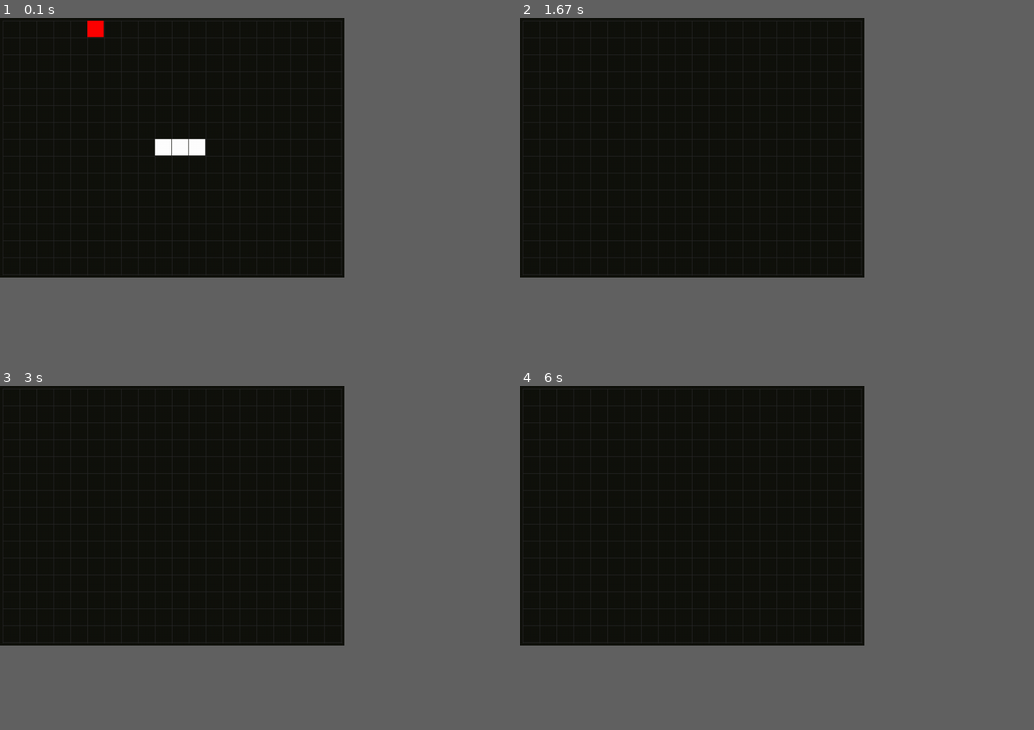
Above: before the commit, frames 1-4 (two rows, left to right).
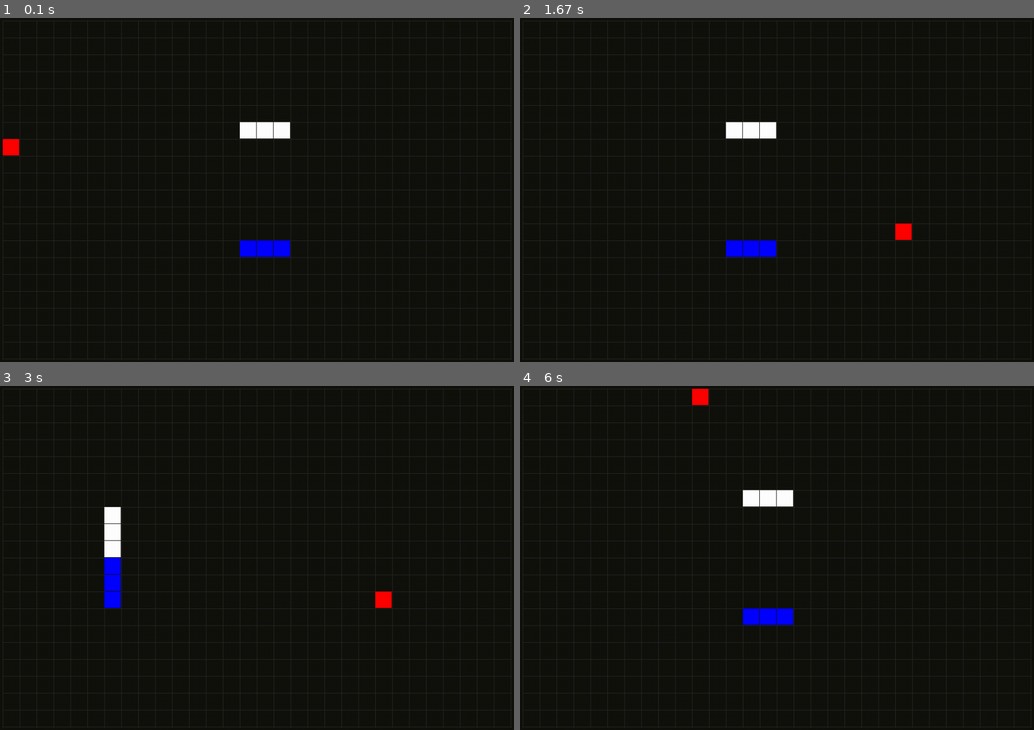
Above: after the commit, the same moments.

Repository: wsh32/AISnake
Game: pygame game, started from src/main.py
Two runs of this game, one before a commit and one after it. Both use one fixed random seed, a clock stepped at 60 frames per second and the inputs below.
Inputs:
- Up to frame 1 (0.1 s): no input
- Up to frame 2 (1.67 s): hold Up 0.33-0.8 s; hold D 0.33-0.8 s; hold R 0.83-1.3 s; hold D 0.83-1.3 s; tap R at 1.33 s
- Up to frame 3 (3 s): hold Down 2.23-2.7 s; hold W 2.23-2.7 s; hold W from 2.73 s (still down); hold Up from 2.73 s (still down)
- Up to frame 4 (6 s): release W at 3.2 s; release Up at 3.2 s; hold D 3.23-3.7 s; hold Right 3.23-3.7 s; hold A 3.73-4.27 s; hold Left 3.73-4.27 s; hold S 4.3-4.77 s; hold Down 4.3-4.77 s; hold R from 5.8 s (still down); hold D from 5.8 s (still down); hold Right from 5.8 s (still down)
The window is 603x455 before the commit and 900x603 after it. Grey fills any space a smaller window leaves; there, only what the larger window draws over its background counts as a difference.

The runs differ from the first frame. In frame 1, 2.5% of the frame differs, in the area x 0-100%, y 0-100%; in frame 2, 1.8%; in frame 3, 1.8%; in frame 4, 1.8%.

Commit message:
3.2.2017 screenshot

Diff:
--- a/src/main.py
+++ b/src/main.py
@@ -8,7 +8,17 @@
 __license__ = "MIT"
 
 
-if __name__ == '__main__':
+def single():
     spui = ui.SinglePlayerUI(20, 15, 30, 1, 5, 10)
     while True:
         spui.update()
+
+
+def double():
+    tpui = ui.TwoPlayerUI(30, 20, 30, 1, 5, 10)
+    while True:
+        tpui.update()
+
+
+if __name__ == '__main__':
+    double()
--- a/src/snake.py
+++ b/src/snake.py
@@ -76,6 +76,105 @@
         self.width = width
         self.height = height
 
+        self.last_direction_1 = Direction.LEFT
+        self.last_direction_2 = Direction.LEFT
+
+        self.snake_1 = Snake(int(width/2), int(height/3))
+        self.snake_2 = Snake(int(width/2), int(height/3 * 2))
+        apple_coords = self.generate_apple_coords()
+        self.apple = Segment(apple_coords[0], apple_coords[1])
+        self.apple_triggered_s1 = False
+        self.apple_triggered_s2 = False
+        self.alive_s1 = True
+        self.alive_s2 = True
+
+    def generate_apple_coords(self):
+        while True:
+            x = random.randint(0, self.width - 1)
+            y = random.randint(0, self.height - 1)
+            if not (self.snake_1.collided((x, y)) or self.snake_2.collided((x, y))):
+                print("Generating new apple", x, y)
+                return x, y
+        return False
+
+    def get_apple(self):
+        return self.apple
+
+    def get_snake_1(self):
+        return self.snake_1
+
+    def get_snake_2(self):
+        return self.snake_2
+
+    def snake_1_alive(self):
+        return self.alive_s1
+
+    def snake_2_alive(self):
+        return self.alive_s2
+
+    def update(self, direction1, direction2):
+
+        if not direction1:
+            current_direction_1 = self.last_direction_1
+        elif (self.last_direction_1 == Direction.UP and direction1 == Direction.DOWN) or \
+            (self.last_direction_1 == Direction.DOWN and direction1 == Direction.UP) or \
+            (self.last_direction_1 == Direction.LEFT and direction1 == Direction.RIGHT) or \
+            (self.last_direction_1 == Direction.RIGHT and direction1 == Direction.LEFT):
+            current_direction_1 = self.last_direction_1
+        else:
+            current_direction_1 = direction1
+
+        if not direction2:
+            current_direction_2 = self.last_direction_2
+        elif (self.last_direction_2 == Direction.UP and direction2 == Direction.DOWN) or \
+            (self.last_direction_2 == Direction.DOWN and direction2 == Direction.UP) or \
+            (self.last_direction_2 == Direction.LEFT and direction2 == Direction.RIGHT) or \
+            (self.last_direction_2 == Direction.RIGHT and direction2 == Direction.LEFT):
+            current_direction_2 = self.last_direction_2
+        else:
+            current_direction_2 = direction2
+
+        self.last_direction_1 = current_direction_1
+        self.last_direction_2 = current_direction_2
+
+        self.snake_1.update(current_direction_1, self.apple_triggered_s1)
+        self.snake_2.update(current_direction_2, self.apple_triggered_s2)
+
+        self.apple_triggered_s1 = self.apple.collided(self.snake_1.get_head().get_position())
+        self.apple_triggered_s2 = self.apple.collided(self.snake_2.get_head().get_position())
+
+        if self.apple_triggered_s1 or self.apple_triggered_s2:
+            apple_coords = self.generate_apple_coords()
+            self.apple.set_position(apple_coords[0], apple_coords[1])
+
+        if self.snake_1.suicide():
+            self.alive_s1 = False
+        elif self.snake_1.get_head().get_x() < 0:
+            self.alive_s1 = False
+        elif self.snake_1.get_head().get_x() >= self.width:
+            self.alive_s1 = False
+        elif self.snake_1.get_head().get_y() < 0:
+            self.alive_s1 = False
+        elif self.snake_1.get_head().get_y() >= self.height:
+            self.alive_s1 = False
+        elif self.snake_2.collided(self.snake_1.get_head().get_position()):
+            self.alive_s1 = False
+
+        if self.snake_2.suicide():
+            self.alive_s2 = False
+        elif self.snake_2.get_head().get_x() < 0:
+            self.alive_s2 = False
+        elif self.snake_2.get_head().get_x() >= self.width:
+            self.alive_s2 = False
+        elif self.snake_2.get_head().get_y() < 0:
+            self.alive_s2 = False
+        elif self.snake_2.get_head().get_y() >= self.height:
+            self.alive_s2 = False
+        elif self.snake_1.collided(self.snake_2.get_head().get_position()):
+            self.alive_s2 = False
+
+        return self.alive_s1 and self.alive_s2
+
 
 class Direction(Enum):
     UP = 0
--- a/src/ui.py
+++ b/src/ui.py
@@ -2,7 +2,7 @@
 
 """ui.py: User Interface for the snake"""
 
-import pygame, sys
+import pygame, sys, time
 from snake import *
 
 __author__ = "Wesley Soo-Hoo"
@@ -25,14 +25,23 @@
 SNAKE_COLOR = WHITE
 APPLE_COLOR = RED
 
+SNAKE2_COLOR = BLUE
+
 UP = pygame.K_UP
 DOWN = pygame.K_DOWN
 LEFT = pygame.K_LEFT
 RIGHT = pygame.K_RIGHT
 QUIT = pygame.K_q
 
+UP2 = pygame.K_w
+DOWN2 = pygame.K_s
+LEFT2 = pygame.K_a
+RIGHT2 = pygame.K_d
 
-class SinglePlayerUI:
+RESET = pygame.K_r
+
+
+class GridUI:
     def __init__(self, cells_width, cells_height, segment_size, segment_margin, outside_margin, fps):
         self.segment_size = segment_size
         self.segment_margin = segment_margin
@@ -53,7 +62,34 @@
         self.fps = fps
         self.fps_clock = pygame.time.Clock()
 
-        self.screen = pygame.display.set_mode((self.window_width, self.window_height))
+        self.screen = pygame.display.set_mode((self.window_width, self.window_height), pygame.FULLSCREEN)
+
+    def draw_grid(self):
+        for x in range(self.outside_margin, self.window_width, self.segment_size+self.segment_margin):
+            pygame.draw.line(self.screen, GRID_COLOR, (x, self.outside_margin),
+                             (x, self.window_height - self.outside_margin), self.segment_margin)
+        for y in range(self.outside_margin, self.window_height+self.outside_margin, self.segment_size+self.segment_margin):
+            pygame.draw.line(self.screen, GRID_COLOR, (self.outside_margin, y),
+                             (self.window_width - self.outside_margin, y), self.segment_margin)
+
+    def fill_cell(self, x, y, color):
+        if 0 <= x < self.cells_width and 0 <= y < self.cells_height:
+            rect_x = x * self.total_segment + self.outside_margin + self.segment_margin - 1
+            rect_y = y * self.total_segment + self.outside_margin + self.segment_margin - 1
+            rectangle = pygame.Rect(rect_x, rect_y, self.segment_size, self.segment_size)
+            pygame.draw.rect(self.screen, color, rectangle)
+
+    def draw_apple(self, apple, color):
+        self.fill_cell(apple.get_x(), apple.get_y(), color)
+
+    def draw_snake(self, snake, color):
+        for i in snake.get_coords():
+            self.fill_cell(i.get_x(), i.get_y(), color)
+
+
+class SinglePlayerUI(GridUI):
+    def __init__(self, cells_width, cells_height, segment_size, segment_margin, outside_margin, fps):
+        super().__init__(cells_width, cells_height, segment_size, segment_margin, outside_margin, fps)
 
         self.game = SinglePlayerGame(cells_width, cells_height)
 
@@ -83,31 +119,64 @@
         if not self.game.update(direction):
             print("YOU DIED")
         else:
-            self.draw_apple(self.game.get_apple())
-            self.draw_snake(self.game.get_snake())
+            self.draw_apple(self.game.get_apple(), APPLE_COLOR)
+            self.draw_snake(self.game.get_snake(), SNAKE_COLOR)
 
             pygame.display.flip()
 
         self.fps_clock.tick(self.fps)
 
-    def draw_grid(self):
-        for x in range(self.outside_margin, self.window_width, self.segment_size+self.segment_margin):
-            pygame.draw.line(self.screen, GRID_COLOR, (x, self.outside_margin),
-                             (x, self.window_height - self.outside_margin), self.segment_margin)
-        for y in range(self.outside_margin, self.window_height+self.outside_margin, self.segment_size+self.segment_margin):
-            pygame.draw.line(self.screen, GRID_COLOR, (self.outside_margin, y),
-                             (self.window_width - self.outside_margin, y), self.segment_margin)
 
-    def fill_cell(self, x, y, color):
-        if 0 <= x < self.cells_width and 0 <= y < self.cells_height:
-            rect_x = x * self.total_segment + self.outside_margin + self.segment_margin - 1
-            rect_y = y * self.total_segment + self.outside_margin + self.segment_margin - 1
-            rectangle = pygame.Rect(rect_x, rect_y, self.segment_size, self.segment_size)
-            pygame.draw.rect(self.screen, color, rectangle)
+class TwoPlayerUI(GridUI):
+    def __init__(self, cells_width, cells_height, segment_size, segment_margin, outside_margin, fps):
+        super().__init__(cells_width, cells_height, segment_size, segment_margin, outside_margin, fps)
 
-    def draw_apple(self, apple):
-        self.fill_cell(apple.get_x(), apple.get_y(), APPLE_COLOR)
+        self.game = TwoPlayerGame(cells_width, cells_height)
 
-    def draw_snake(self, snake):
-        for i in snake.get_coords():
-            self.fill_cell(i.get_x(), i.get_y(), SNAKE_COLOR)
+    def update(self):
+        # This function should be run every repetition
+        # Reset screen
+        self.screen.fill(BGCOLOR)
+        self.draw_grid()
+
+        direction_1 = False
+        direction_2 = False
+
+        # Check for events
+        for event in pygame.event.get():
+            if event.type == pygame.QUIT: sys.exit(0)
+            if event.type == pygame.KEYDOWN:
+                if event.key == QUIT:
+                    sys.exit(0)
+                elif event.key == UP:
+                    direction_1 = Direction.UP
+                elif event.key == DOWN:
+                    direction_1 = Direction.DOWN
+                elif event.key == LEFT:
+                    direction_1 = Direction.LEFT
+                elif event.key == RIGHT:
+                    direction_1 = Direction.RIGHT
+                elif event.key == UP2:
+                    direction_2 = Direction.UP
+                elif event.key == DOWN2:
+                    direction_2 = Direction.DOWN
+                elif event.key == LEFT2:
+                    direction_2 = Direction.LEFT
+                elif event.key == RIGHT2:
+                    direction_2 = Direction.RIGHT
+                elif event.key == RESET:
+                    self.game = TwoPlayerGame(self.cells_width, self.cells_height)
+
+        if not self.game.update(direction_1, direction_2):
+            if self.game.alive_s1 and not self.game.alive_s2:
+                print("Player One Wins")
+            elif self.game.alive_s2 and not self.game.alive_s1:
+                print("Player Two Wins")
+        else:
+            self.draw_apple(self.game.get_apple(), APPLE_COLOR)
+            self.draw_snake(self.game.get_snake_1(), SNAKE_COLOR)
+            self.draw_snake(self.game.get_snake_2(), SNAKE2_COLOR)
+
+            pygame.display.flip()
+
+        self.fps_clock.tick(self.fps)
